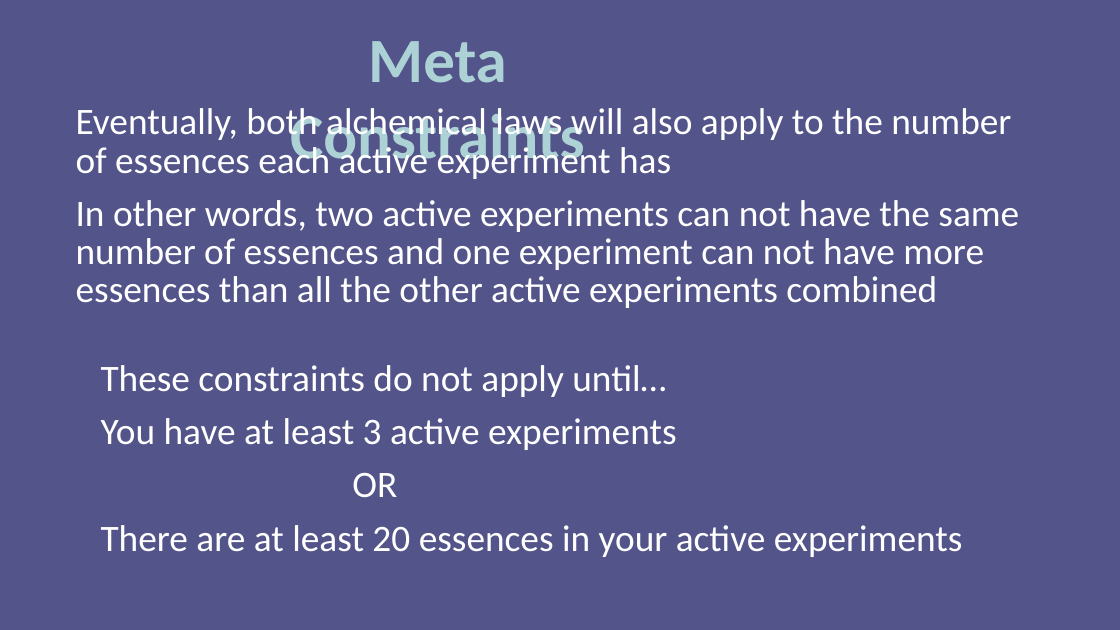
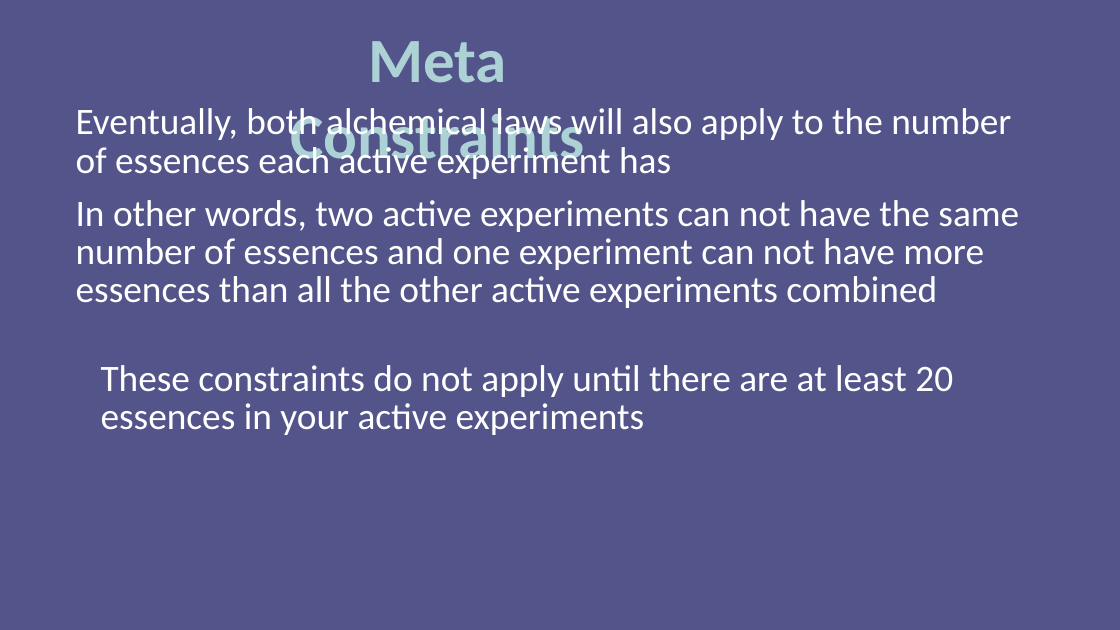
Before and after one commit to ninjacreeper47/Meriam-s-Trial, a slide deck: slide 4 of Assets/How to Play/Instructions.pptx. Drawn at 1120x630 pixels with LibreOffice and Linux fonts; fonts in the diff are those of the drawing. Boxes give left, top, right and bottom in pixels: in the first picture for what was removed or moved away, otherwise in the second. Text is boxed around its words. In the diff, an @@ line names an element or a change of style, - is before the commit and + after.

Commit message:
removed meta-experiment threshold + inline victory

```diff
--- a/Assets/How to Play/Instructions.pptx
+++ b/Assets/How to Play/Instructions.pptx
@@ subtitle at <box>101,365,953,435</box>: text changed @@
-These constraints do not apply until…
-You have at least 3 active experiments
-OR
-There are at least 20 essences in your active experiments
+These constraints do not apply until there are at least 20 essences in your active experiments
```
Also in this commit, not shown: 2 other slides changed, 10 other files.
